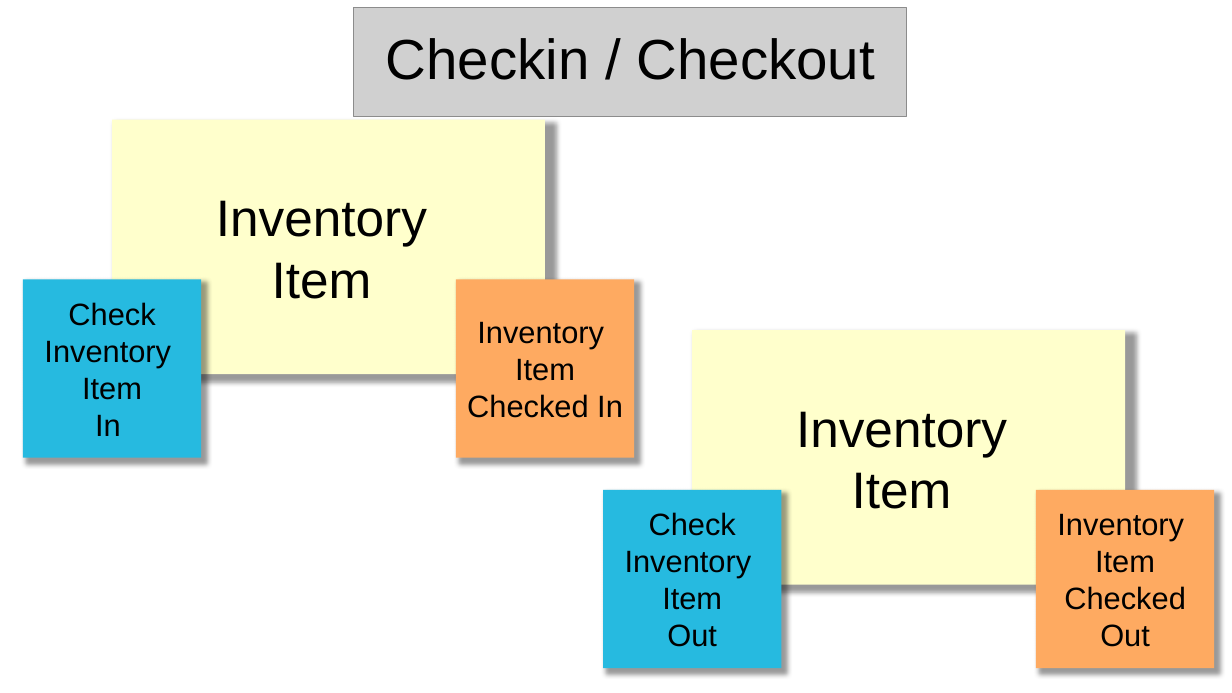
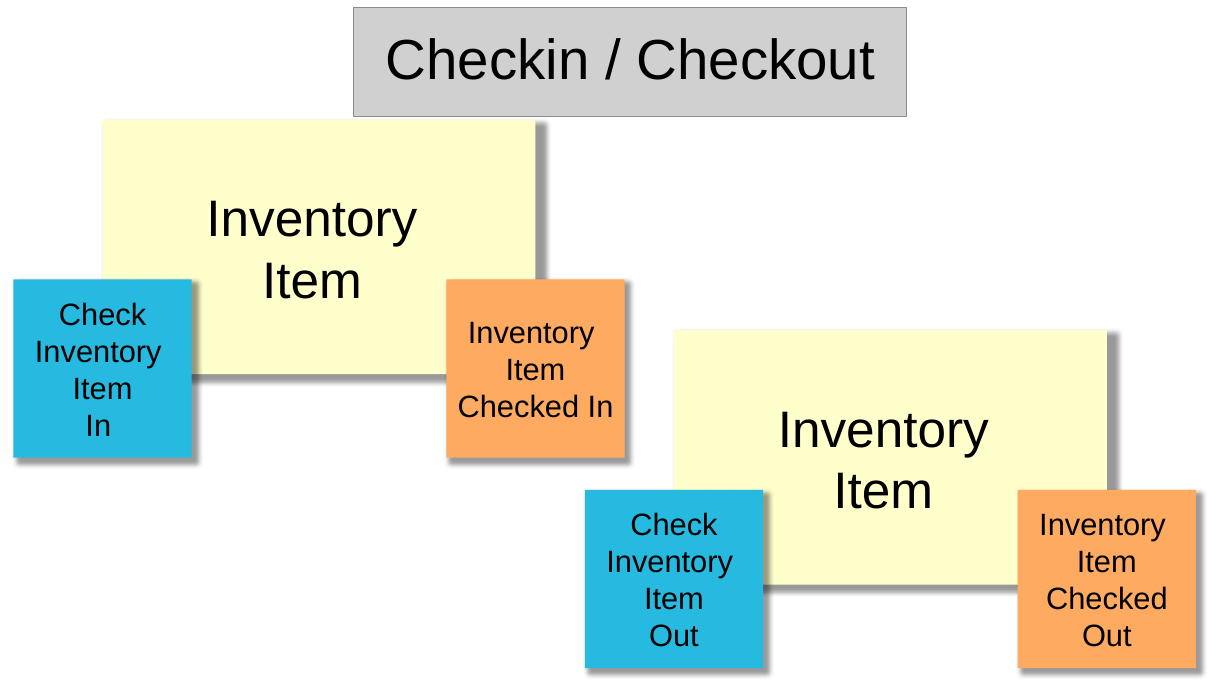
Before and after one commit to agilepartner/cqrs-es-workshop-java, a slide deck: slide 8 of CQRS-Workshop.pptx (slide 6 before the commit). Drawn at 1232x693 pixels with LibreOffice and Linux fonts; fonts in the diff are those of the drawing; grey boxes stand for pictures; background and template pictures are left out. Boxes give left, top, right and bottom in pixels: in the first picture for what was removed or moved away, otherwise in the second. Text is boxed around its words. In the diff, an @@ line names an element or a change of style, - is before the commit and + after.

Commit message:
Added more slides

```diff
--- a/CQRS-Workshop.pptx
+++ b/CQRS-Workshop.pptx
@@ 3 rectangles: place and size @@
-3 rectangles at [23,119,634,457]
+3 rectangles at [14,119,625,457]
@@ 3 rectangles: place and size @@
-3 rectangles at [604,330,1214,668]
+3 rectangles at [585,330,1196,668]
```
Also in this commit, not shown: 5 slides added.
